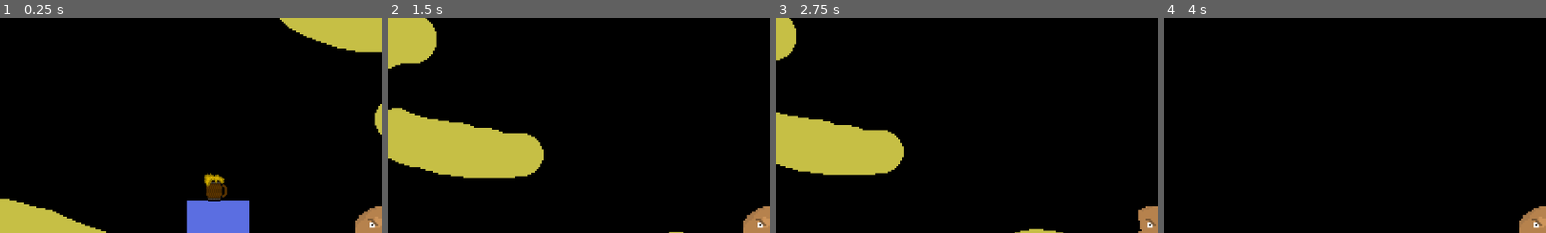
Above: before the commit, frames 1-4 (left to right).
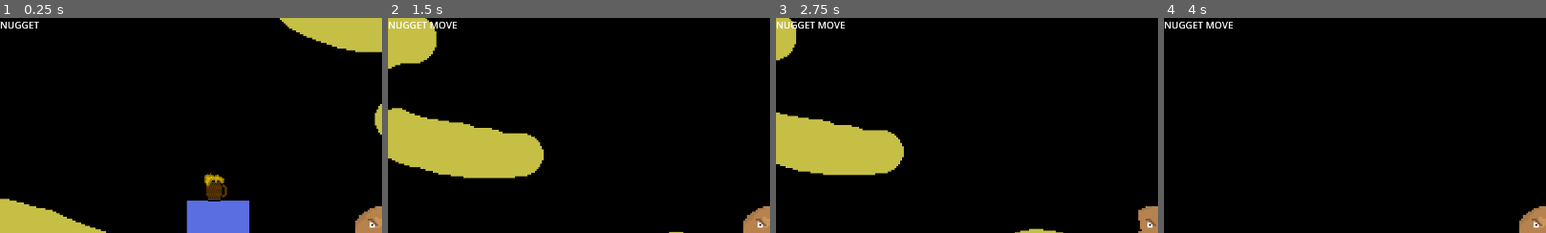
Above: after the commit, the same moments.

Repository: d0ctajones/gmtk-nugget
Game: Godot game, scene res://main.tscn
Two runs of this game, one before a commit and one after it. Both use one fixed random seed, a clock stepped at 60 frames per second and the inputs below.
Inputs (mouse positions are % of the whole screen's width and height, from its top left):
- Up to frame 1 (0.25 s): no input
- Up to frame 2 (1.5 s): tap Enter at 0.5 s; move the mouse to (72, 45) at 0.52 s; hold D (move_right) from 0.53 s (still down); click (72, 45) at 0.6 s; tap Space (jump) at 0.77, 0.8, 1.07, 1.35 s; move the mouse to (30, 55) at 1.27 s
- Up to frame 3 (2.75 s): tap Space (jump) at 1.52, 1.82, 2.3 s; click (30, 55) at 1.55 s; move the mouse to (60, 28) at 2.02 s; release D (move_right) at 2.03 s; hold A (move_left) from 2.03 s (still down); click (60, 28) at 2.1 s
- Up to frame 4 (4 s): move the mouse to (45, 70) at 2.77 s; release A (move_left) at 2.78 s; hold D (move_right) from 2.78 s (still down); click (45, 70) at 2.85 s; tap Space (jump) at 3.02, 3.32, 3.6, 3.77 s; move the mouse to (80, 65) at 3.52 s
The pictures show only the part of the screen within x 0-50%, y 0-50%; the shares and areas given below are measured in that part.

The runs differ from the first frame. In frame 1, 0.2% of the frame differs, in the area x 0-11%, y 1-6%; in frame 2, 0.3%; in frame 3, 0.3%; in frame 4, 0.4%, in the area x 0-18%, y 1-6%.

Commit message:
rudimentary HUD with signal connection. add change_state function to player

Diff:
--- /dev/null
+++ b/HUD.gd
@@ -0,0 +1,8 @@
+extends CanvasLayer
+
+@onready var player_status_display = get_node("PlayerStats")
+
+var base_player_stats_string = "NUGGET %s"
+
+func _update_player_stats_state(state):
+    $PlayerStats.text = base_player_stats_string % state
--- a/main.gd
+++ b/main.gd
@@ -12,6 +12,8 @@
     var player_spawn = $Level.get_node("PlayerSpawn").position
 
     player_node.position = player_spawn
+    connect_player_signals()
+
     add_child(player_node)
 
 func load_level():
@@ -19,3 +21,6 @@
     var level_instance = level.instantiate()
 
     add_child(level_instance)
+
+func connect_player_signals():
+    player_node.state_change.connect($HUD._update_player_stats_state)
--- a/main.tscn
+++ b/main.tscn
@@ -1,6 +1,15 @@
-[gd_scene load_steps=2 format=3 uid="uid://dq842q37jceio"]
+[gd_scene load_steps=3 format=3 uid="uid://dq842q37jceio"]
 
 [ext_resource type="Script" path="res://main.gd" id="1"]
+[ext_resource type="Script" path="res://HUD.gd" id="2_fvgu8"]
 
 [node name="main" type="Node"]
 script = ExtResource("1")
+
+[node name="HUD" type="CanvasLayer" parent="."]
+script = ExtResource("2_fvgu8")
+
+[node name="PlayerStats" type="Label" parent="HUD"]
+offset_right = 139.0
+offset_bottom = 23.0
+text = "NUGGET"
--- a/player/player.gd
+++ b/player/player.gd
@@ -20,7 +20,9 @@
     FALL,
 }
 
-var state = STATES.MOVE
+signal state_change(state)
+
+var current_state = STATES.MOVE
 
 var kick_list = {}
 
@@ -28,18 +30,26 @@
     $AnimationPlayer.play("move_right")
 
     $Kicker.update_kick_list.connect(update_kick_list)
-    print(kick_list)
 
 func _physics_process(delta):
     if Input.is_action_just_pressed("kick"):
         kick()
 
-    match state:
+    change_state(current_state)
+
+    match current_state:
         STATES.MOVE: move_state(delta)
         STATES.JUMP: jump_state(delta)
         STATES.FALL: fall_state(delta)
 
     move(delta)
+
+func change_state(state):
+    var previous_state = current_state
+    current_state = state
+
+    if previous_state != current_state:
+        state_change.emit(STATES.keys()[current_state])
 
 func flip_sprite(direction):
     if direction == "left":
@@ -63,9 +73,9 @@
     else:
         x_direction = 1
 
-    if state in [ STATES.JUMP, STATES.FALL ]:
+    if current_state in [ STATES.JUMP, STATES.FALL ]:
         kick_y_velocity = -150
-    elif state == STATES.MOVE:
+    elif current_state == STATES.MOVE:
         if velocity.x == 0:
             kick_x_velocity = 0
 
@@ -96,13 +106,13 @@
     velocity.x = clamp(velocity.x, -max_ground_speed, max_ground_speed)
 
     if Input.is_action_just_pressed("jump") and is_on_floor():
-        state = STATES.JUMP
+        change_state(STATES.JUMP)
 
 func jump_state(delta):
     if has_node("jump_timer"):
         pass
     else:
-        add_jump_timer()
+        add_jump_timer(delta)
 
     var input_vector = Vector2.ZERO
 
@@ -126,7 +136,7 @@
         # Shorter jump height if space bar released early
         if has_node("jump_timer"):
             get_node("jump_timer").queue_free()
-            state = STATES.FALL
+            change_state(STATES.FALL)
 
 
 func fall_state(delta):
@@ -151,7 +161,7 @@
 # Gravity and Move
 
 func process_gravity(delta):
-    if state == STATES.JUMP or is_on_floor():
+    if current_state == STATES.JUMP or is_on_floor():
         # Don't apply gravity if currently jumping or touching the floor
         return
 
@@ -163,20 +173,20 @@
     process_gravity(delta)
     move_and_slide()
 
-    if state == STATES.FALL:
+    if current_state == STATES.FALL:
         if is_on_floor():
-            state = STATES.MOVE
-
-    elif state == STATES.JUMP:
+            change_state(STATES.MOVE)
+
+    elif current_state == STATES.JUMP:
         if is_on_ceiling_only():
             if has_node("jump_timer"):
                 get_node("jump_timer").queue_free()
-            state = STATES.FALL
+            change_state(STATES.FALL)
 
 ################################################################################
 # Timer Functions
 
-func add_jump_timer():
+func add_jump_timer(delta):
     # Set timer that allows player to ingore gravity until vertical_jump_time passes
     var timer = Timer.new()
     timer.name = "jump_timer"
@@ -189,4 +199,4 @@
     timer.start()
 
 func _end_jump():
-    state = STATES.FALL
+    change_state(STATES.FALL)
